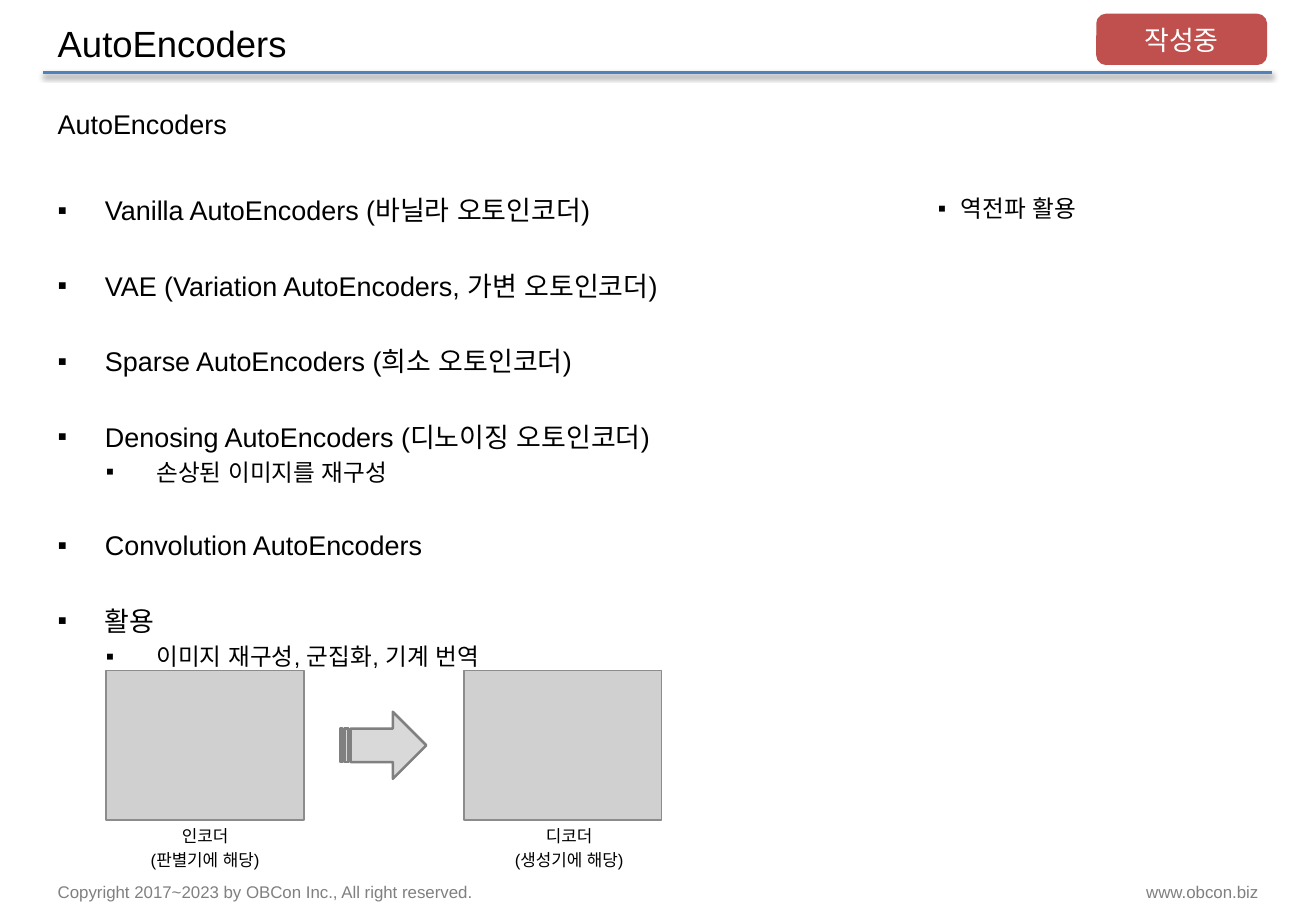
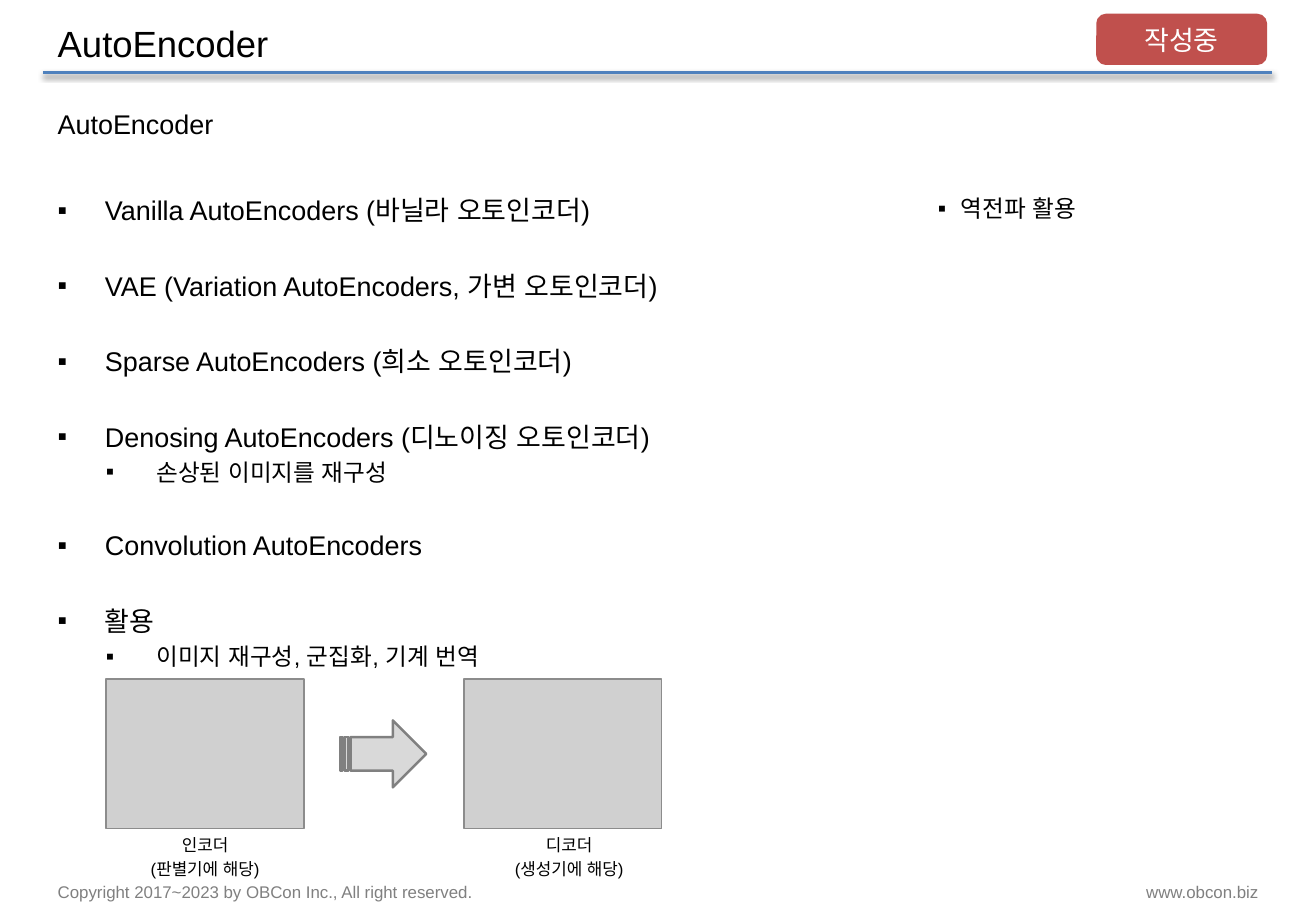
Before and after one commit to pnuskgh/EFriendExpert, a slide deck: slide 45 of laboratory/pnuskgh/docs/Deep_Learning.pptx. Drawn at 1316x911 pixels with LibreOffice and Linux fonts; fonts in the diff are those of the drawing; grey boxes stand for pictures. Boxes give left, top, right and bottom in pixels: in the first picture for what was removed or moved away, otherwise in the second. Text is boxed around its words. In the diff, an @@ line names an element or a change of style, - is before the commit and + after.

```diff
--- a/laboratory/pnuskgh/docs/Deep_Learning.pptx
+++ b/laboratory/pnuskgh/docs/Deep_Learning.pptx
@@ title at (x1=58, y1=30, x2=269, y2=58): text changed @@
-AutoEncoders
+AutoEncoder
@@ text at (x1=58, y1=114, x2=214, y2=135): text changed @@
-AutoEncoders
+AutoEncoder
@@ 2 pictures, 2 texts, 1 striped right arrow moved together from (x1=106, y1=671, x2=662, y2=870) to (x1=106, y1=679, x2=662, y2=879) @@
```
Also in this commit, not shown: 2 other slides changed.
